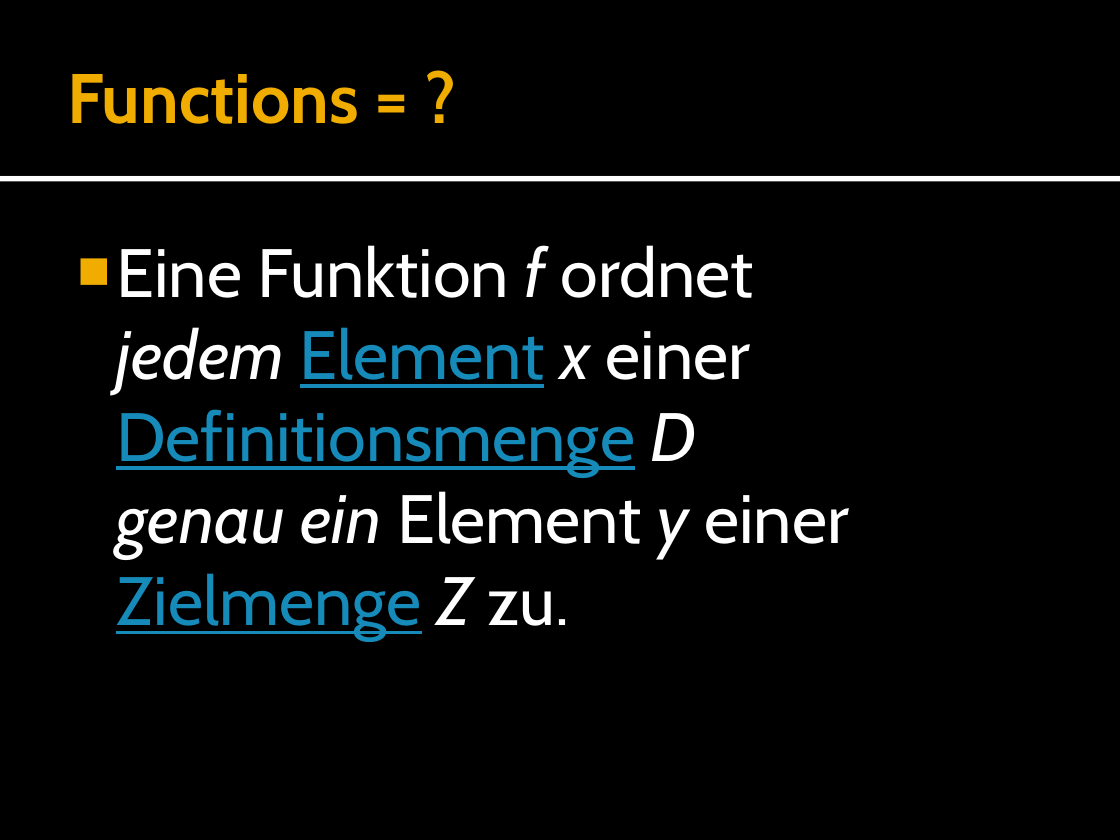
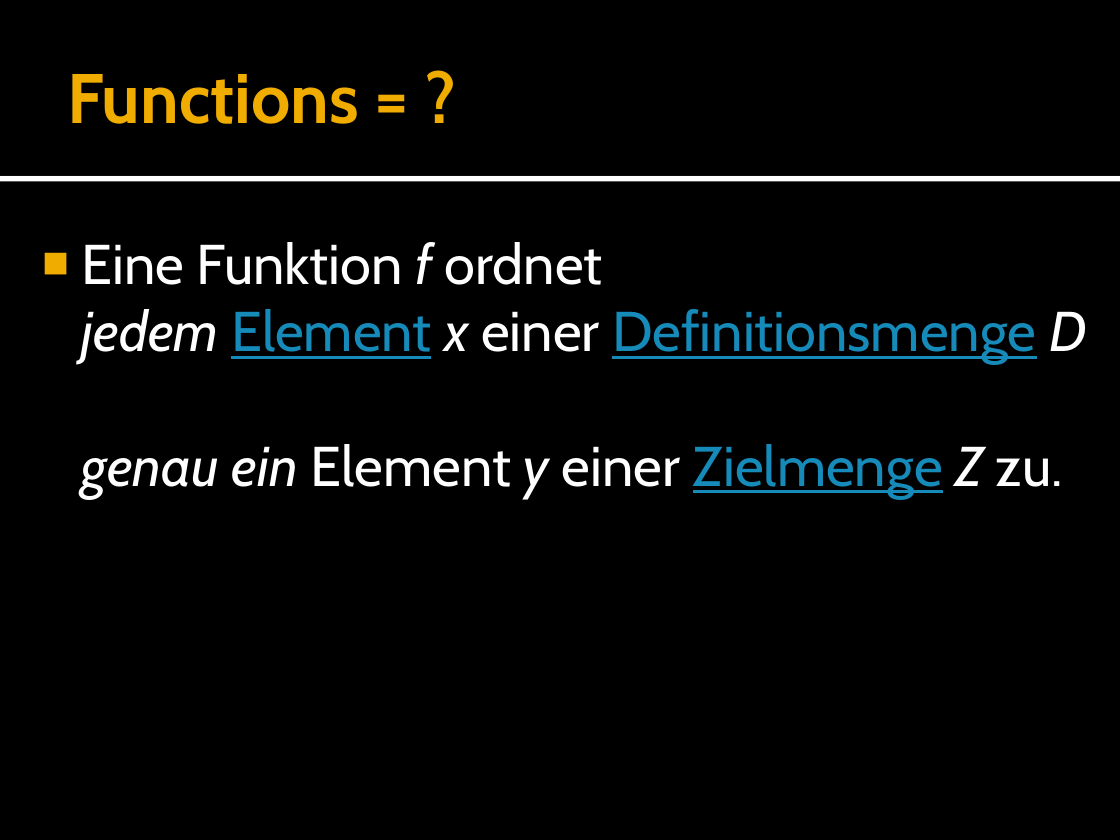
Before and after one commit to forki/FSharpTalk, a slide deck: slide 6 of IntroductionToFSharp.pptx (slide 4 before the commit). Drawn at 1120x840 pixels with LibreOffice and Linux fonts; fonts in the diff are those of the drawing. Boxes give left, top, right and bottom in pixels: in the first picture for what was removed or moved away, otherwise in the second. Text is boxed around its words. In the diff, an @@ line names an element or a change of style, - is before the commit and + after.

```diff
--- a/IntroductionToFSharp.pptx
+++ b/IntroductionToFSharp.pptx
@@ text "Eine Funktion f ordnet jedem ..." moved from (x1=116, y1=245, x2=849, y2=640) to (x1=81, y1=242, x2=1087, y2=498) @@
@@ text "Eine Funktion f ordnet jedem ..." at (x1=81, y1=242, x2=1087, y2=498): size 44 to 36 pt @@
```
Also in this commit, not shown: 1 other slide changed, 2 slides added, 1 other file.
